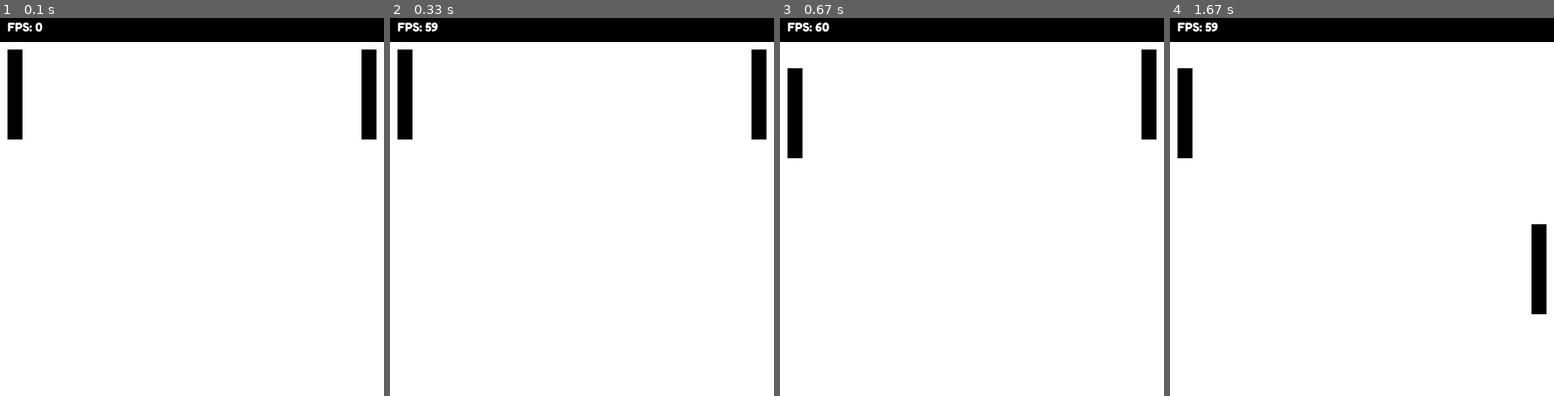
Above: before the commit, frames 1-4 (left to right).
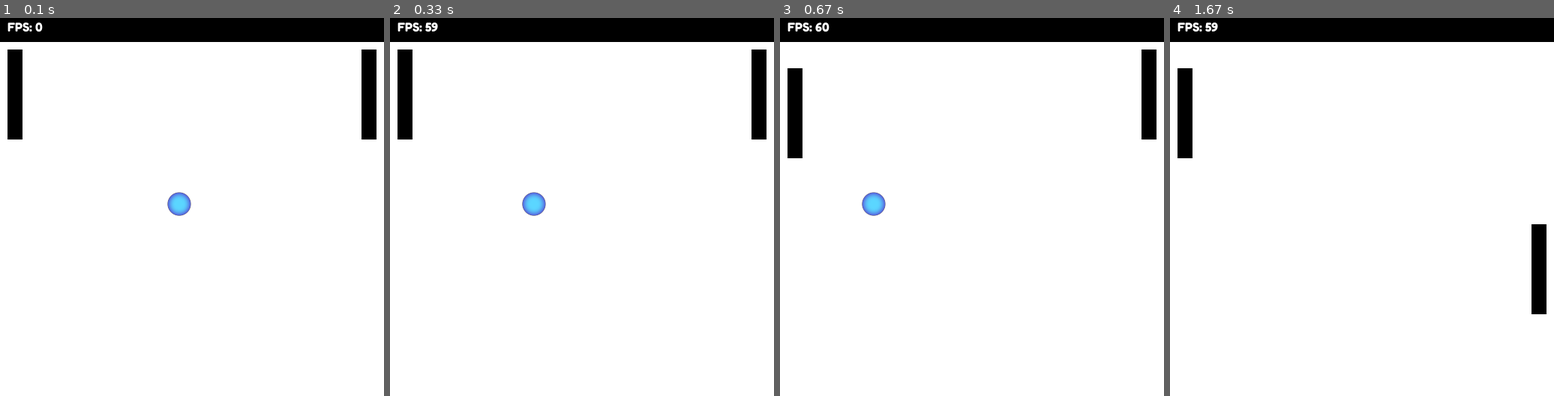
Above: after the commit, the same moments.

Repository: ByPikod/pygame-chronicles
Game: pygame game, started from ping-pong/main.py
Two runs of this game, one before a commit and one after it. Both use one fixed random seed, a clock stepped at 60 frames per second and the inputs below.
Inputs:
- Up to frame 1 (0.1 s): no input
- Up to frame 2 (0.33 s): no input
- Up to frame 3 (0.67 s): tap S at 0.33 s
- Up to frame 4 (1.67 s): hold Down 1.17-1.63 s

The runs differ from the first frame. In frame 1, 0.3% of the frame differs, in the area x 43-50%, y 46-53%; in frame 2, 0.3%; in frame 3, 0.3%; in frame 4, nothing differs.

Commit message:
ping pong sprites added and ball goes on a direction

Diff:
--- a/__main__.py
+++ b/ping-pong/main.py
@@ -1,4 +1,5 @@
 import sys
+import math
 from collections.abc import Sequence
 
 import pygame
@@ -10,40 +11,85 @@
 
 class Entity(pygame.sprite.Sprite):
 
-    def __init__(self):
+    def __init__(self, rect: Rect):
         super().__init__()
-        self.surf = pygame.Surface((20, 120))
-        self.rect = self.surf.get_rect()
-        self.surf.fill((0, 0, 0))
+        self.rect = rect
 
     def get_width(self) -> int:
-        return self.surf.get_width()
+        return self.rect.width
 
     def get_height(self) -> int:
-        return self.surf.get_height()
+        return self.rect.height
+
+    def get_x(self) -> int:
+        return self.rect.x
+
+    def get_y(self) -> int:
+        return self.rect.y
 
 
 class Ball(Entity):
-
-    direction: bool = False
+    direction = -90
+    speed = 0.2
 
     def __init__(self, screen_width: int, screen_height: int):
-        super().__init__()
-        self.speed = 0.5
+
+        self.surf = pygame.Surface((32, 32), pygame.SRCALPHA)
+        super().__init__(self.surf.get_rect())
+
         self.screen_width = screen_width
         self.screen_height = screen_height
-        self.rect.topleft = (screen_width / 2, screen_height / 2)
-
-    def handle_movement(self, delta_time):
-
-        if not self.direction:
-            self.rect.left -= self.speed * delta_time
+        self.rect.topleft = (
+            screen_width / 2 - self.surf.get_width() / 2,
+            screen_height / 2 - self.surf.get_height() / 2
+        )
+
+        self.location = float(self.rect.top), float(self.rect.left)
+        self.image = pygame.image.load("ball.png").convert_alpha()
+        self.image = pygame.transform.smoothscale(self.image, self.rect.size)
+        self.surf.blit(self.image, (0, 0))
+
+    def handle_movement(self, delta_time, collision_group: list[Entity]):
+
+        collision = self.check_collision(collision_group)
+        if collision:
+            return
+
+        directionRadian = math.radians(self.direction)
+        self.location = (
+            self.location[0] + math.sin(directionRadian) * self.speed * delta_time,
+            self.location[1] + math.cos(directionRadian) * self.speed * delta_time
+        )
+
+        self.rect.topleft = (
+            int(self.location[0]),
+            int(self.location[1])
+        )
+
+    def check_collision(self, collision_group: list[Entity]) -> Entity | None:
+
+        for sprite in collision_group:
+
+            if (
+                sprite.get_x() < self.get_x() + self.get_width() and
+                sprite.get_x() + sprite.get_width() > self.get_x() and
+                sprite.get_y() < self.get_y() + self.get_height() and
+                sprite.get_y() + sprite.get_height() > self.get_y()
+            ):
+                return sprite
+
+        return None
 
 
 class Player(Entity):
 
     def __init__(self, controller: dict):
-        super().__init__()
+
+        self.surf = pygame.Surface((20, 120))
+        self.surf.fill((0, 0, 0))
+
+        super().__init__(self.surf.get_rect())
+
         self.controller: dict = controller
         self.speed: float = 0.5
         self.axis: float = 0.0
@@ -94,6 +140,7 @@
         }
         self.ply2 = Player(ply2_controller)
         self.ply2.rect.topleft = (self.screen_width() - self.ply2.get_width() - 10, 50)
+        self.ball = Ball(self.screen_width(), self.screen_height())
 
         self.__loop()
 
@@ -142,10 +189,12 @@
 
             self.ply1.handle_movement(keys, delta_time, height)
             self.ply2.handle_movement(keys, delta_time, height)
+            self.ball.handle_movement(delta_time, (self.ply1, self.ply2))
 
             self.display_surface.blit(self.header, self.header.get_rect())
             self.display_surface.blit(self.ply1.surf, self.ply1.rect)
             self.display_surface.blit(self.ply2.surf, self.ply2.rect)
+            self.display_surface.blit(self.ball.surf, self.ball.rect)
             self.display_surface.blit(fps_text, fps_text_rect)
 
             pygame.display.update()
Binary file added: ping-pong/ball.png
Renamed: fredoka-one.ttf -> ping-pong/fredoka-one.ttf
Binary file added: ping-pong/side.png
Not shown, added: ping-pong/ball.psd
Not shown, added: ping-pong/side.psd
